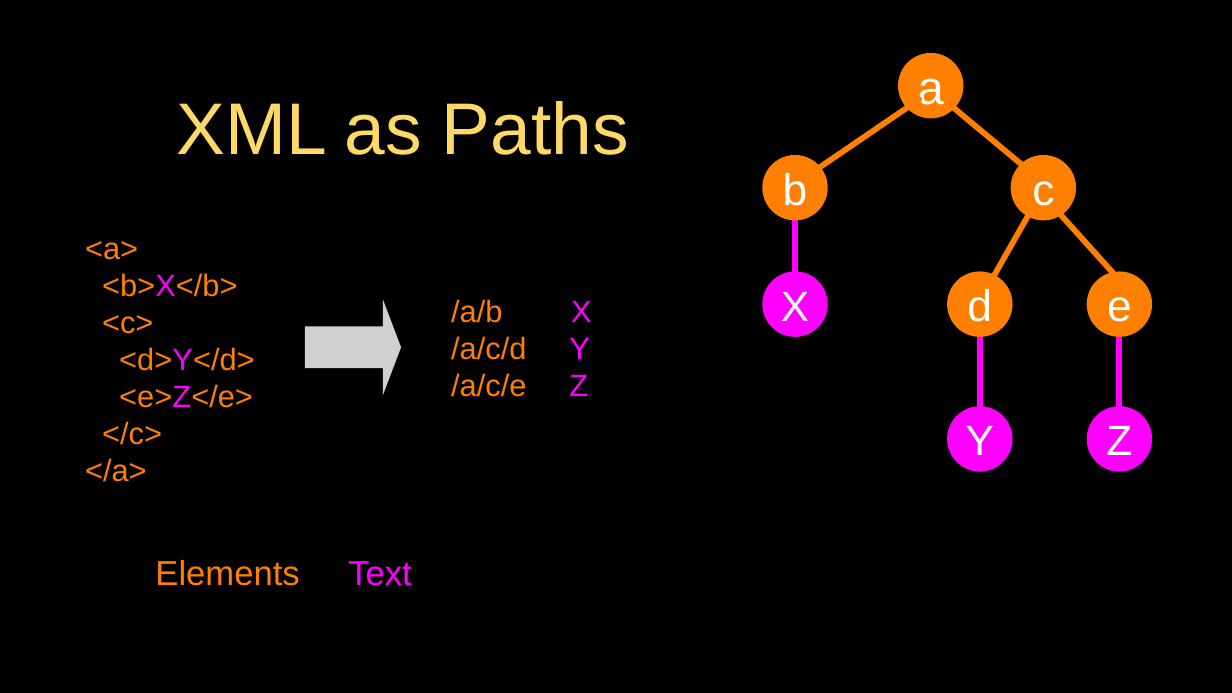
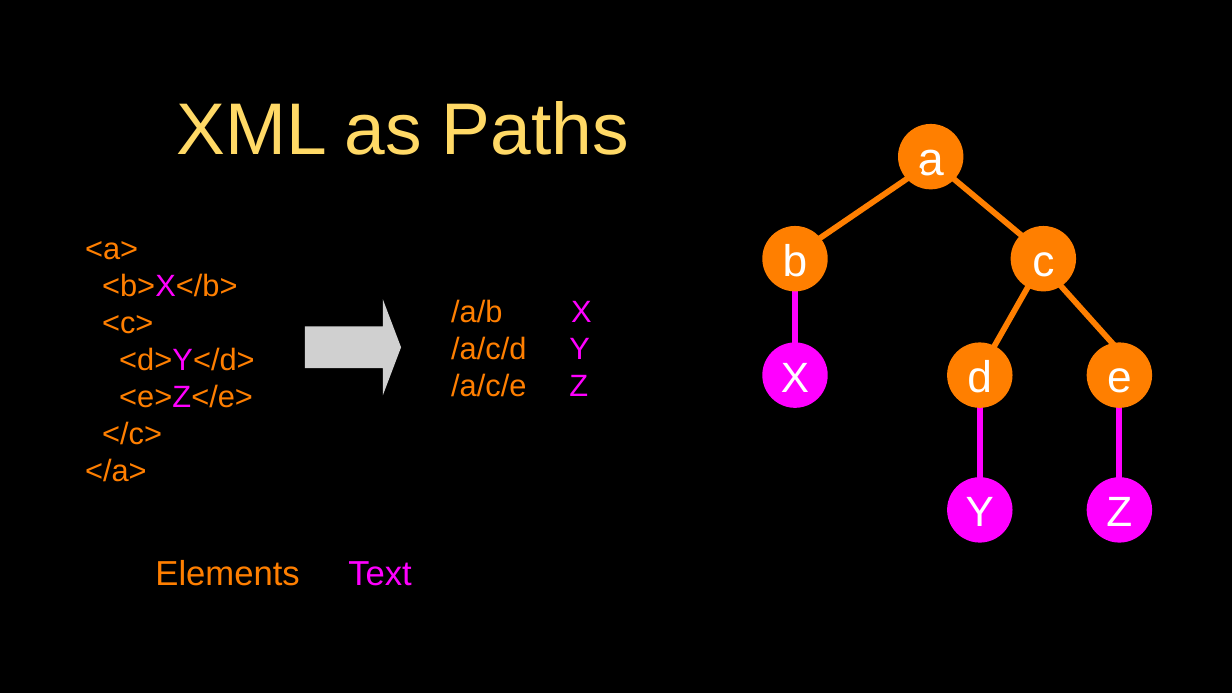
Before and after one commit to csev/py4e, a slide deck: slide 14 of lectures3/Pythonlearn-13-WebServices.pptx. Drawn at 1232x693 pixels with LibreOffice and Linux fonts; fonts in the diff are those of the drawing; grey boxes stand for pictures. Boxes give left, top, right and bottom in pixels: in the first picture for what was removed or moved away, otherwise in the second. Text is boxed around its words. In the diff, an @@ line names an element or a change of style, - is before the commit and + after.

Commit message:
Web Services Lectures

```diff
--- a/lectures3/Pythonlearn-13-WebServices.pptx
+++ b/lectures3/Pythonlearn-13-WebServices.pptx
@@ 8 ellipses, 7 lines: place and size @@
-8 ellipses, 7 lines at [762, 53, 1152, 471]
+8 ellipses, 7 lines at [762, 124, 1152, 543]
```
Also in this commit, not shown: 1 other file.
